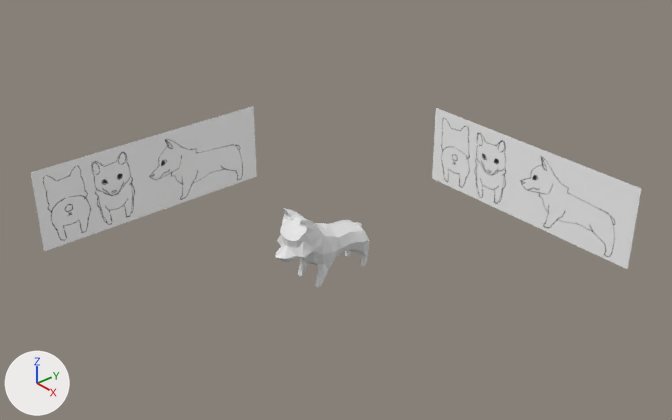
Two versions of the Blender file art/corgi.blend, one commit apart.
Before and after are seen from a camera (50 mm lens) standing at (13.26, -11.31, 9.85) and looking at (-0.53, 0.5, 0.17). The axes (+X, +Y, +Z) are drawn at lower left. The lights are the same throughout.
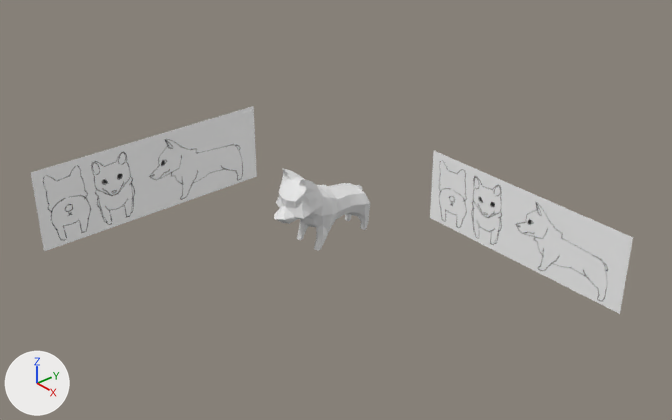
Pixel boxes [x1, y1, x2, y2] of what changed, in the pictures (672 x 420 px):
'Plane.002', moved
    before: [432, 108, 641, 269]
    after: [430, 151, 633, 314]
'Corgi', reshaped, moved
    before: [276, 208, 370, 287]
    after: [274, 169, 370, 251]

What the commit changed:
me_cylinder_001 is used by ob_corgi; location (0.0, 0.0, 0.21); rotation (1.571, 0.0, 0.0), in degrees (90, 0, 0); scale (0.431, 0.431, 0.431).
me_cylinder_001 had 219 vertices, 189 faces and spanned x 0.0..1.12, y -2.6..1.47, z -1.81..3.69.
me_cylinder_001 now has 220 vertices, 190 faces and spans x 0.0..1.12, y -0.01..4.05, z -1.81..3.69.
me_cylinder_001 part 1: 219 vertices removed from x 0.0..1.12, y -2.6..1.47, z -1.81..3.69; 220 vertices added at x 0.0..1.12, y -0.01..4.05, z -1.81..3.69.
Object 'Corgi' (ob_corgi) moves from (0.0, 0.0, 0.21) to (0.0, 0.0, 0.0).
Object 'Plane.002' (ob_plane_002) moves from (1.1, 5.0, 0.0) to (1.1, 5.0, -1.19).
